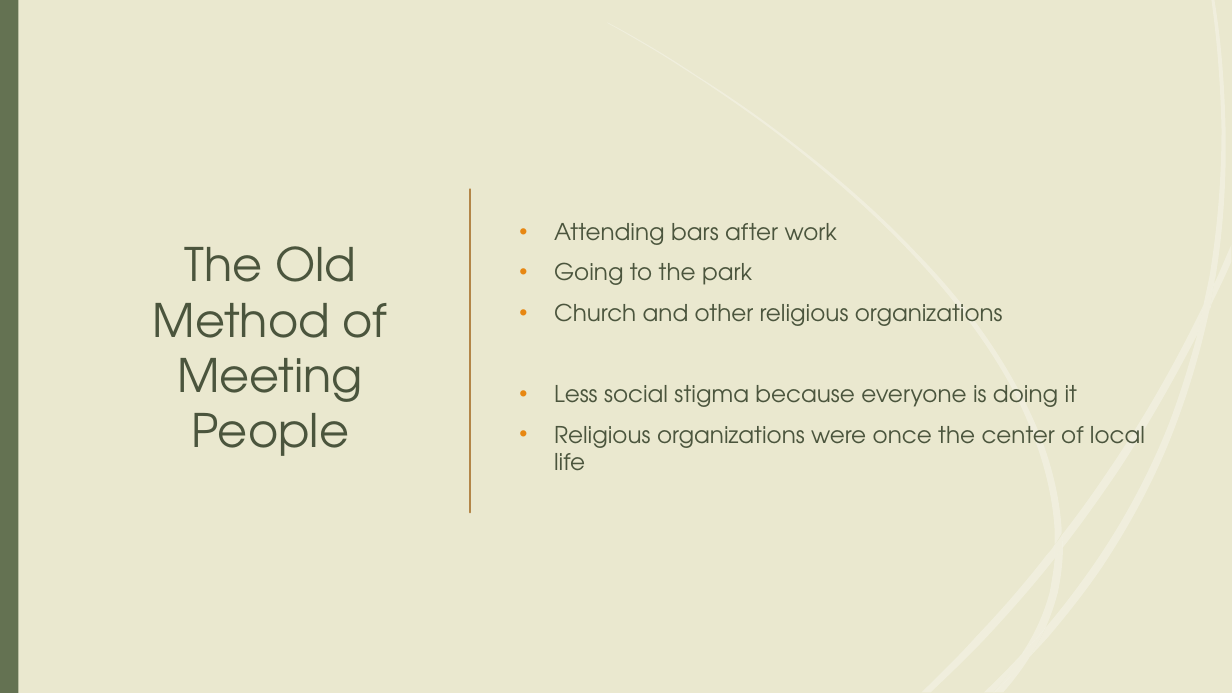
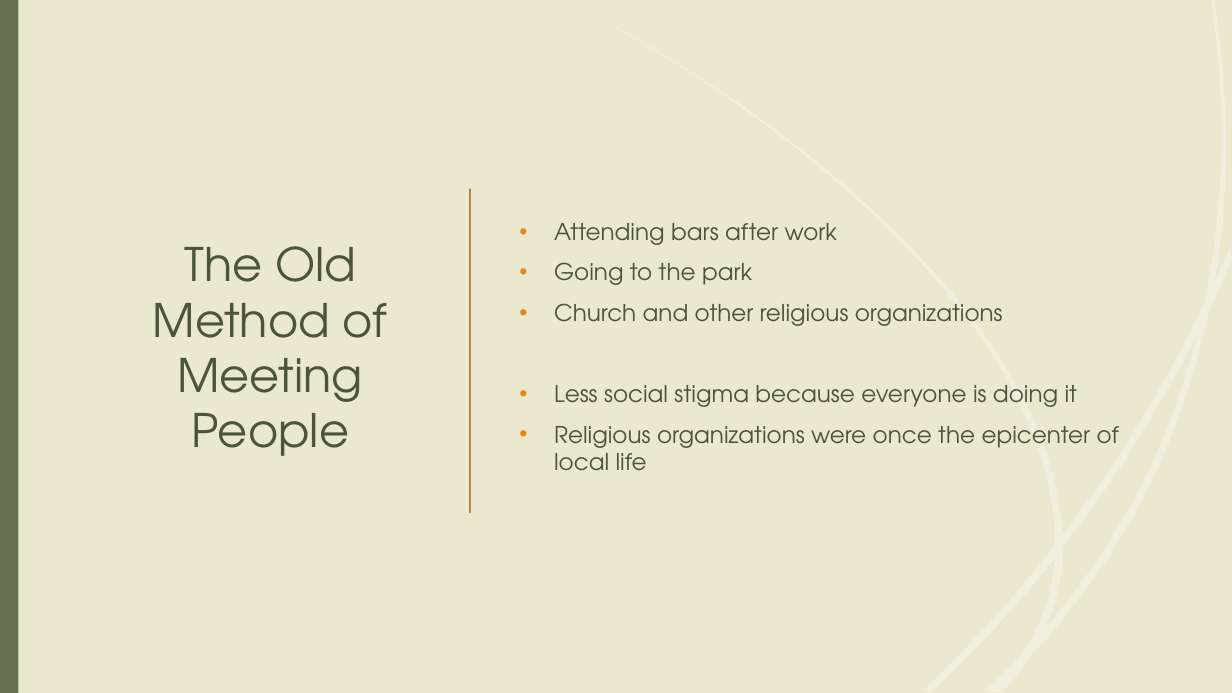
Before and after one commit to tieje/dogen, a slide deck: slide 9 of Presentation/SocialHub_FrancisT_06_23_2020.pptx. Drawn at 1232x693 pixels with LibreOffice and Linux fonts; fonts in the diff are those of the drawing. Boxes give left, top, right and bottom in pixels: in the first picture for what was removed or moved away, otherwise in the second. Text is boxed around its words. In the diff, an @@ line names an element or a change of style, - is before the commit and + after.

```diff
--- a/Presentation/SocialHub_FrancisT_06_23_2020.pptx
+++ b/Presentation/SocialHub_FrancisT_06_23_2020.pptx
@@ text at <box>554,426,1119,471</box>: text changed @@
-• Religious organizations were once the center of local life
+• Religious organizations were once the epicenter of local life
```
Also in this commit, not shown: 2 other slides changed, 4 other files.
